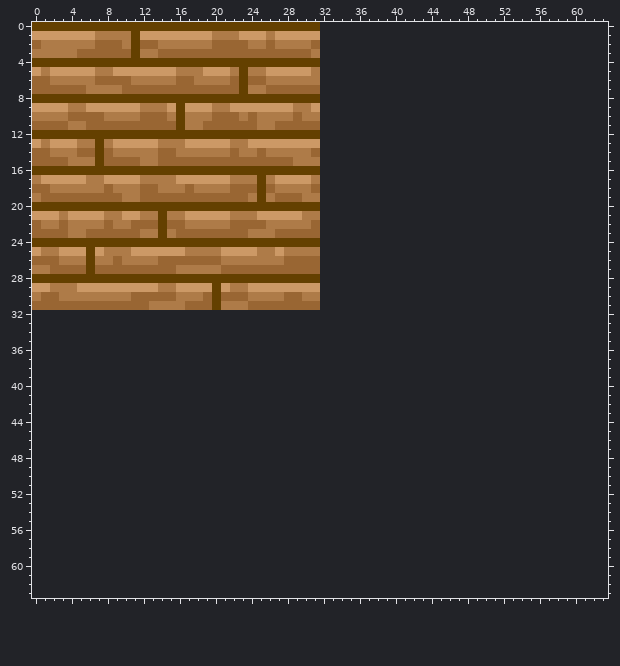
Two versions of one pixel-art sprite, res/testImage.png. The picture above is the old version.
The file is 32x32 pixels. The old version is drawn lined up with the new one, on the new canvas.
The same view after the edit:
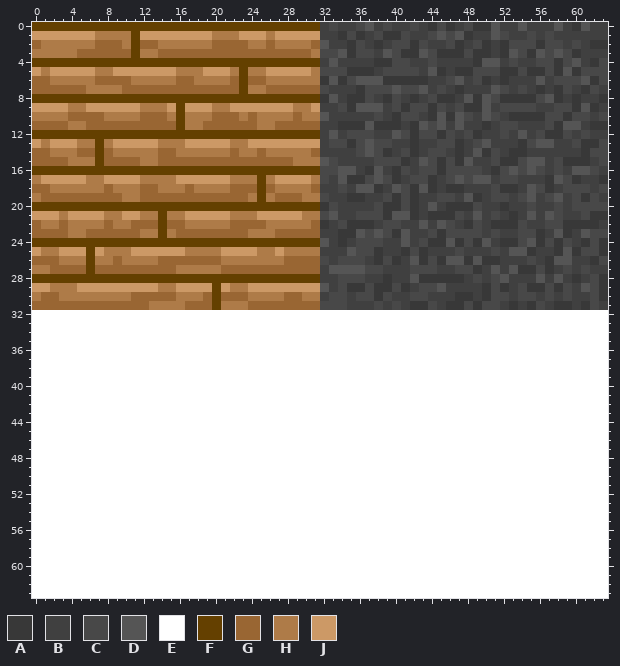
Palette (. is transparent): A #383838  B #404040  C #484848  D #555555  E #ffffff  F #644000  G #996633  H #ae7b48  J #cc9966
Change:
canvas 32x32 -> 64x64
y 0: x 32..63 ................................ -> BCBBCDBCBBCBACABCAADBBDBBBDBADBB
y 1: x 32..63 ................................ -> BBACABCAACBBCDCDABBDCBBCBCBBBBBB
y 2: x 32..63 ................................ -> DBBACBABCCACBBCABCABACCCACCBCBAA
y 3: x 32..63 ................................ -> CCDACCBDCAADCAAACAABADCADCDCABBB
y 4: x 32..63 ................................ -> BDBBBBAACCBBCBBBBADDBCBBCCACDBAC
y 5: x 32..63 ................................ -> CCCAAABCCCCBDABAACCCAACAACADACCC
y 6: x 32..63 ................................ -> ADACDDDAAAAABBCDBCABABBBDBCCCDAC
y 7: x 32..63 ................................ -> CBBBACCCDCCDBCBABBBDCBCBABACBACB
y 8: x 32..63 ................................ -> ADBAACBACBABCAABDADCAAAACDABABBA
y 9: x 32..63 ................................ -> BBCADDDBCACCACBCAADBCCCCBBCCADAB
y 10: x 32..63 ................................ -> DBBBBBCBACCBADADCBDCBAAAACCACCBC
y 11: x 32..63 ................................ -> BBAAADAAABADCDBDBBABCCBBBCADDBAA
y 12: x 32..63 ................................ -> BDBCCCBBDCACCACBCABBCBDBCAACBCBB
y 13: x 32..63 ................................ -> BCCACDCCBBABBCCABCDBBBACDDBBCAAC
y 14: x 32..63 ................................ -> BBBBCDCABCABCCBABDACBAABBBBBBACC
y 15: x 32..63 ................................ -> DCBBBBCCCABDCACADBBCAACDDBCAAABC
y 16: x 32..63 ................................ -> CCDDBADBACBCCACCCCBACDCDCBCBDDCB
y 17: x 32..63 ................................ -> CBDAACDCABCCABCDCDDBCCBBBADCABBA
y 18: x 32..63 ................................ -> BBCBDDABDCADABAABBBCAABDCABCCCBC
y 19: x 32..63 ................................ -> CBBAABBCACABBCCBDABCCBCDBCDBCACB
y 20: x 32..63 ................................ -> ACBBBBCAACABDBAAACBBABBCBBCBCCCC
y 21: x 32..63 ................................ -> CDBBCCCADDABAAACBDBCBABDBDCBBCAA
y 22: x 32..63 ................................ -> ABCAAABCCBBDBDCBACBAAACBBCCAAAAB
y 23: x 32..63 ................................ -> BBAADCDCADBBCACCCCBCBBCCABDABDCC
y 24: x 32..63 ................................ -> DBABCCCBBDBCAADACADBAACDACACBACA
y 25: x 32..63 ................................ -> BBBDCCABBACABBBCBBBCBDDABBADACCA
y 26: x 32..63 ................................ -> CBCCCBACABDACADDADAABBBCBADDBBAC
y 27: x 32..63 ................................ -> BDDDDCCBBBCCCBBCCABDBDAACABCBCBB
y 28: x 32..63 ................................ -> BBCCCBBABBDAAAAABCBCDBBBDBDBABCA
y 29: x 32..63 ................................ -> DBCAACAACABCCDBBBBACABCAACACBDCA
y 30: x 32..63 ................................ -> BCCBCCACBBCCBBBAABACCBCCBCBCBBCA
y 31: x 32..63 ................................ -> CCCBBBCBCBAACBAACACCBABACBAABACB
y 32..63: x 0..63 ................................................................ -> EEEEEEEEEEEEEEEEEEEEEEEEEEEEEEEEEEEEEEEEEEEEEEEEEEEEEEEEEEEEEEEE
Where, in picture pixels (left, top, right, bottom), the same in both pictures:
added: (32, 22, 608, 598)
